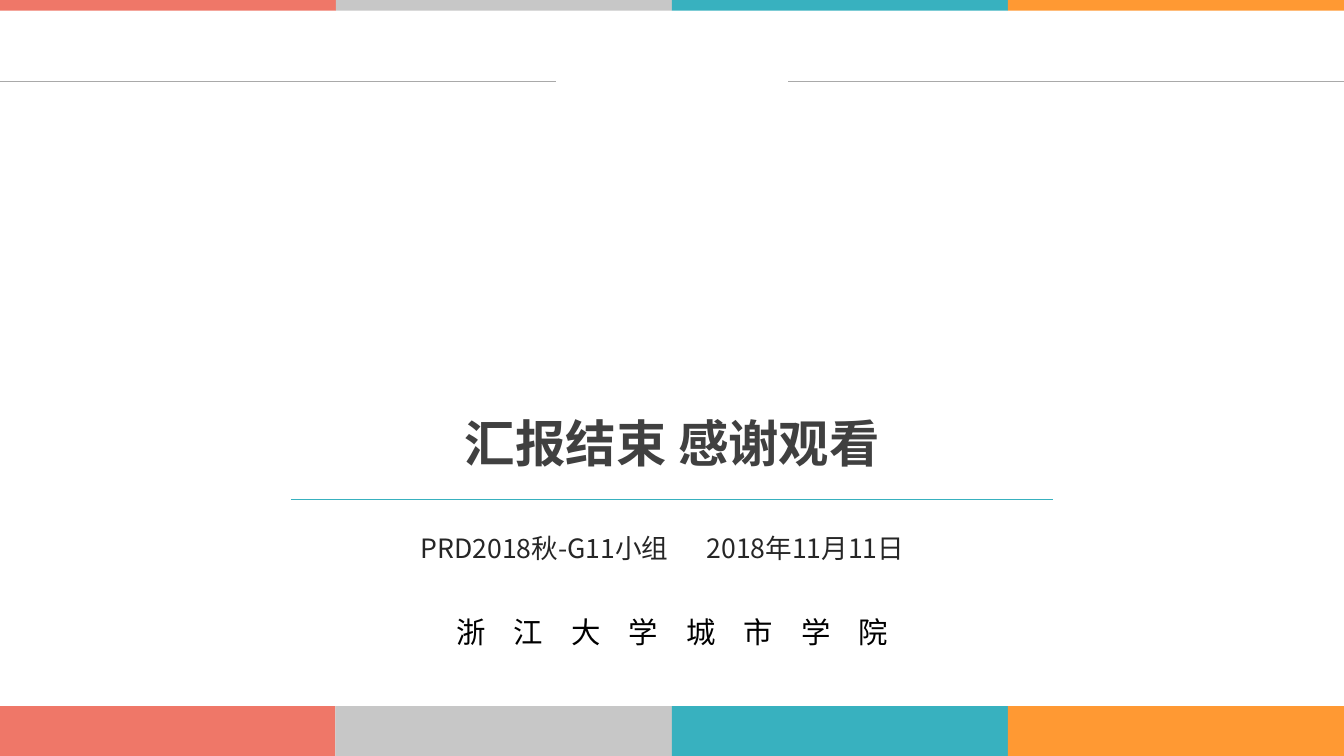
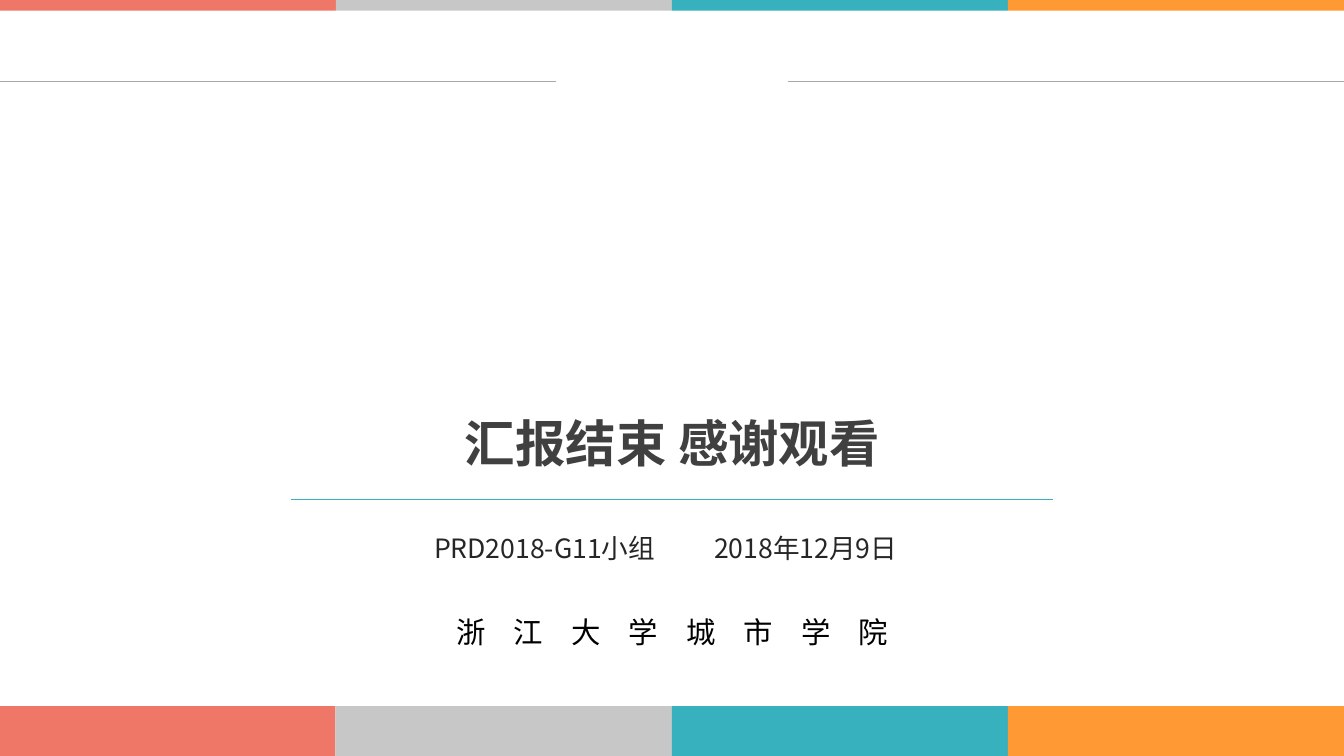
Before and after one commit to boboHh/AssistantTeaching, a slide deck: slide 20 of 非受控文档/06-公用/PRD2018-G11-UML基础3.pptx. Drawn at 1344x756 pixels with LibreOffice and Linux fonts; fonts in the diff are those of the drawing; background and template pictures are left out. Boxes give left, top, right and bottom in pixels: in the first picture for what was removed or moved away, otherwise in the second. Text is boxed around its words. In the diff, an @@ line names an element or a change of style, - is before the commit and + after.

Commit message:
修改封底的小组名称及日期

```diff
--- a/非受控文档/06-公用/PRD2018-G11-UML基础3.pptx
+++ b/非受控文档/06-公用/PRD2018-G11-UML基础3.pptx
@@ text at bbox=[434, 536, 655, 560]: text changed @@
-PRD2018秋-G11小组
+PRD2018-G11小组
@@ text at bbox=[714, 535, 897, 560]: text changed @@
-2018年11月11日
+2018年12月9日
```
